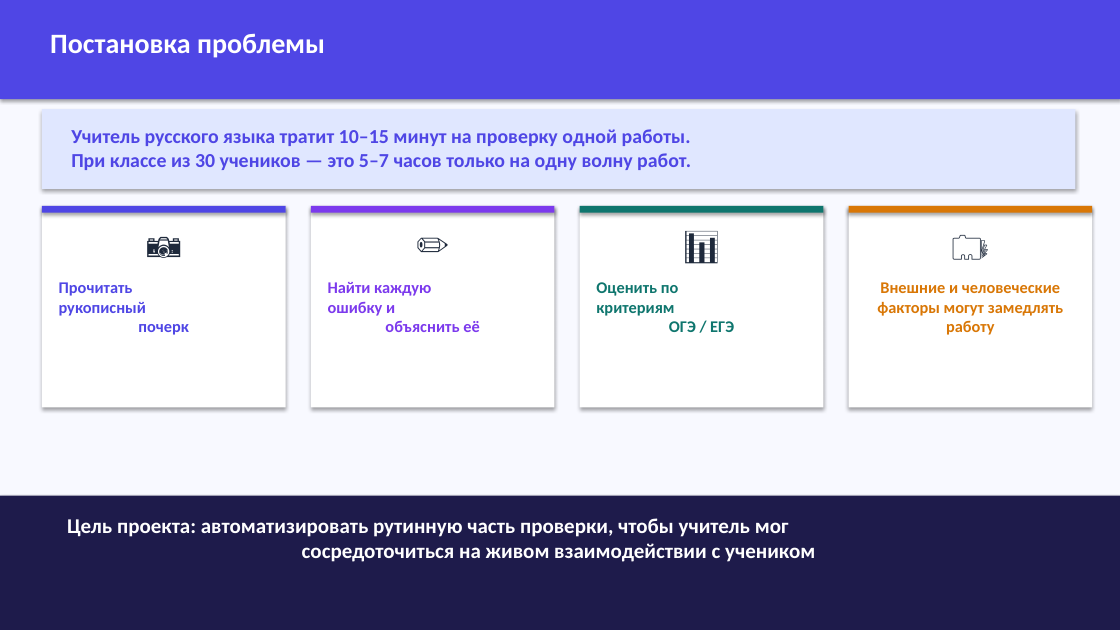
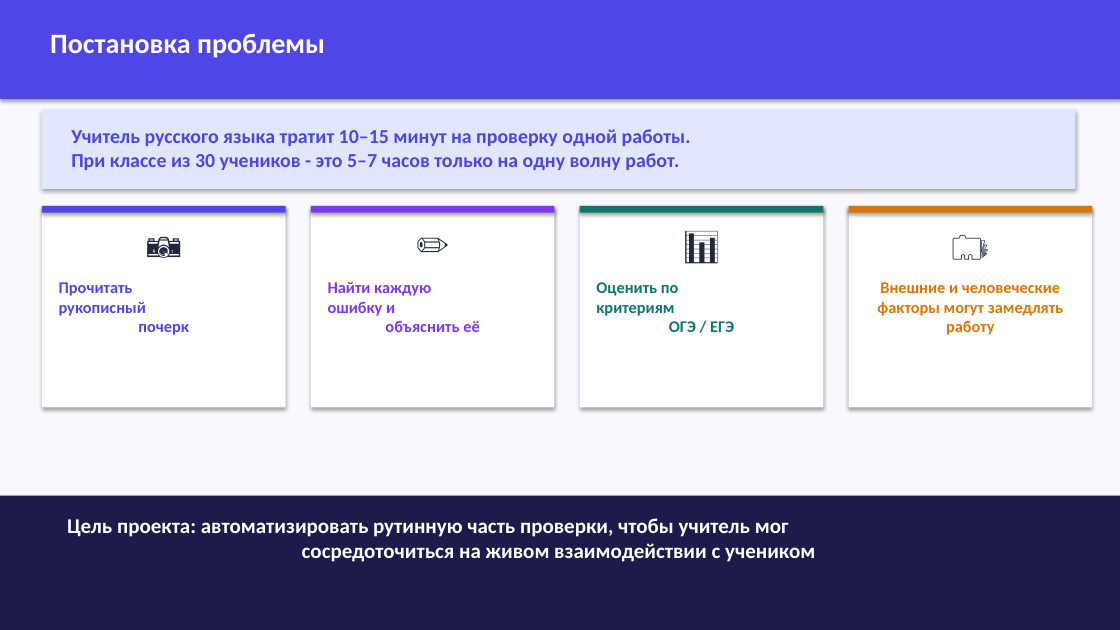
Before and after one commit to KatyaDolgova/russian-handwriting-checker, a slide deck: slide 2 of russian-handwriting-checker-new/RusYazyk_AI_v2.pptx. Drawn at 1120x630 pixels with LibreOffice and Linux fonts; fonts in the diff are those of the drawing. Boxes give left, top, right and bottom in pixels: in the first picture for what was removed or moved away, otherwise in the second. Text is boxed around its words. In the diff, an @@ line names an element or a change of style, - is before the commit and + after.

```diff
--- a/russian-handwriting-checker-new/RusYazyk_AI_v2.pptx
+++ b/russian-handwriting-checker-new/RusYazyk_AI_v2.pptx
@@ text at [71,129,691,170]: text changed @@
-Учитель русского языка тратит 10–15 минут на проверку одной работы.
-При классе из 30 учеников — это 5–7 часов только на одну волну работ.
+Учитель русского языка тратит 10–15 минут на проверку одной работы.
+При классе из 30 учеников - это 5–7 часов только на одну волну работ.
```
Also in this commit, not shown: 15 other slides changed, 8 other files.
